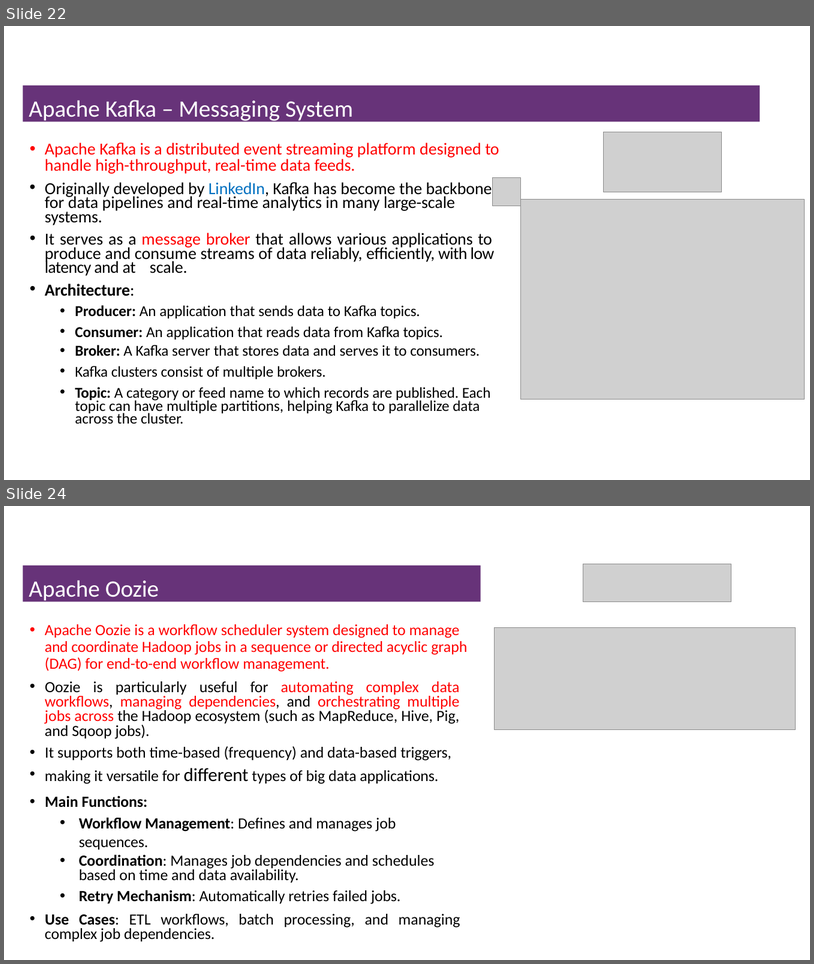
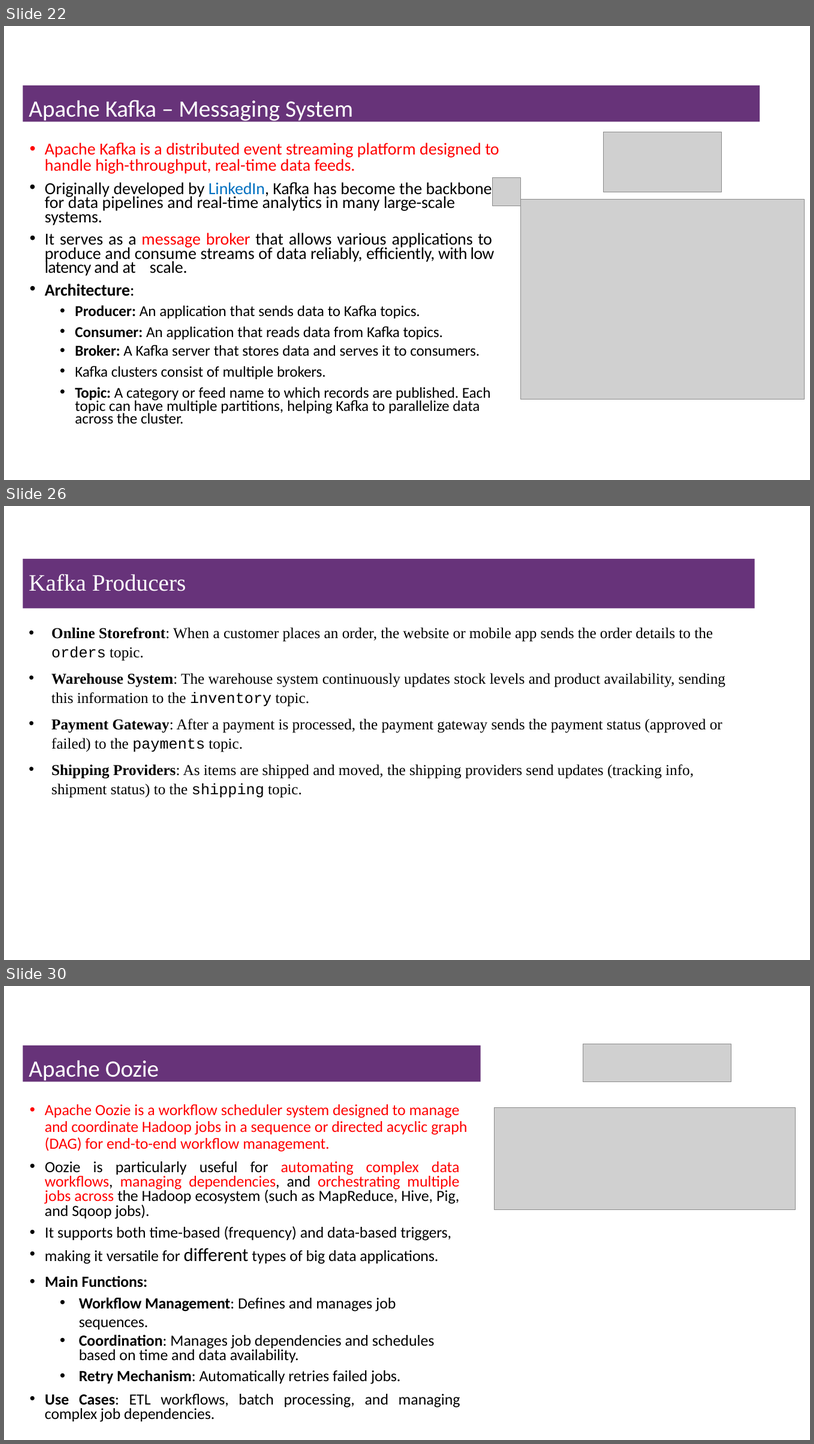
Before and after one commit to msfasha/307401-Big-Data, a slide deck: Lecture Notes/Section 2 - Introduction to Hadoop Eco System/2-Introduction to Hadoop Eco System.pptx. Shown one above the other, each under a label of ours: slides 22 and 24 before the commit, slides 22, 26 and 30 after it; the slides between them are not shown. The pictures are 814x964 and 814x1444 pixels, drawn with LibreOffice and Linux fonts; fonts in the diff are those of the drawing; grey boxes stand for pictures; background and template pictures are left out. Boxes give left, top, right and bottom in pixels: in the first picture for what was removed or moved away, otherwise in the second. Text is boxed around its words. In the diff, an @@ line names an element or a change of style, - is before the commit and + after.

```diff
--- a/Lecture Notes/Section 2 - Introduction to Hadoop Eco System/2-Introduction to Hadoop Eco System.pptx
+++ b/Lecture Notes/Section 2 - Introduction to Hadoop Eco System/2-Introduction to Hadoop Eco System.pptx
@@ slide 26 added at box(4, 506, 810, 960), background #FFFFFF @@
@@ title added at box(23, 559, 755, 608), fill #67337A, 28 pt, text #FFFFFF @@
+Kafka Producers
@@ text added at box(51, 627, 726, 798), 18 pt, text #000000 @@
+• Online Storefront: When a customer places an order, the website or mobile app sends the order details to the orders topic.
+• Warehouse System: The warehouse system continuously updates stock levels and product availability, sending this information to the inventory topic.
+• Payment Gateway: After a payment is processed, the payment gateway sends the payment status (approved or failed) to the payments topic.
+• Shipping Providers: As items are shipped and moved, the shipping providers send updates (tracking info, shipment status) to the shipping topic.
@@ what was slide 24 is now slide 30 @@
```
Also in this commit, not shown: 3 slides changed, 6 other slides added, 1 slide removed, 1 other file.
